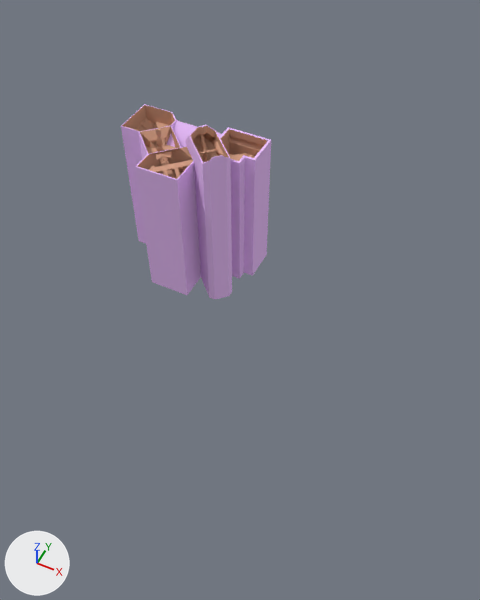
An edit to the Blender file assets/lvl/level3.blend, drawn before and after from the same camera.
One viewpoint serves both versions: a 50 mm camera at (242.0, -383.0, 346.0) aimed at (65.0, -29.0, -97.0). Lighting does not change. The marker at lower left points along +X, +Y and +Z.

Names of what the first picture shows: 'bsp_model_0.003', 'bsp_model_0.004', 'bsp_model_0.006', 'bsp_model_0.007', 'bsp_model_0.010', 'bsp_model_0.011', 'bsp_model_0.012', 'bsp_model_0.015', 'bsp_model_0.016', 'bsp_model_0.017'.
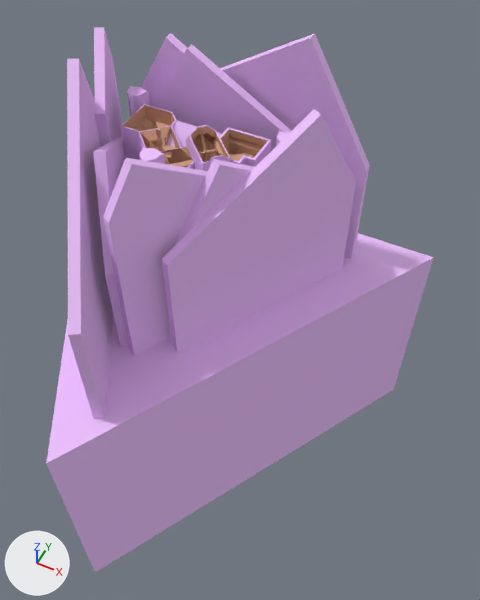
Commit message: Tweaks on level3.

Where the change shows, as pixel boxes [x1, y1, x2, y2] in the pictures (480 x 600 px):
'Cube.001', added (purple)
    after: [46, 233, 434, 572]
'Cube.007', added (purple)
    after: [103, 109, 356, 356]
'Cube', added (purple)
    after: [141, 33, 370, 259]
'Cube.002', added (purple)
    after: [67, 27, 129, 418]
'Cube.006', added (purple)
    after: [127, 86, 150, 117]
'Cube.004', added
    after: [139, 147, 165, 164]
'Cube.005', added
    after: [276, 131, 290, 146]
'bsp_model_0.015', unchanged, covered by the edit
    before: [142, 211, 201, 295]
'bsp_model_0.003', unchanged, covered by the edit
    before: [135, 148, 196, 210]
    after: [160, 148, 194, 169]
'bsp_model_0.017', unchanged, covered by the edit
    before: [231, 189, 269, 279]
'bsp_model_0.016', unchanged, covered by the edit
    before: [197, 212, 232, 299]

The change, as a list of edits to the scene's bpy script:
```text
Add me_cube:
    me_cube.from_pydata(...)  # 30 vertices, 24 faces; spans x -80.0..149.0, y -21.0..4.0, z -82.0..122.0
    me_cube.materials.append(mat_inaccessible)  # purple #eec3ff
Add me_cube_001:
    me_cube_001.from_pydata([(0.0, -224.0, 110.0), (194.0, 112.0, 110.0), (-194.0, 112.0, 110.0), (194.0, 112.0, -110.0), (0.0, -224.0, -110.0), (-194.0, 112.0, -110.0)], [], [(1, 2, 0), (3, 4, 5), (0, 2, 5, 4), (2, 1, 3, 5), (1, 0, 4, 3)])
    me_cube_001.materials.append(mat_inaccessible)  # purple #eec3ff
Add me_cube_002:
    me_cube_002.from_pydata(...)  # 30 vertices, 24 faces; spans x -57.0..82.0, y -154.0..95.0, z -85.0..119.0
    me_cube_002.materials.append(mat_inaccessible)  # purple #eec3ff
Add me_cube_004:
    me_cube_004.from_pydata(...)  # 42 vertices, 65 faces; spans x -9.0..9.0, y -10.0..7.0, z -78.0..78.0
    me_cube_004.materials.append(mat_inaccessible)  # purple #eec3ff
Add me_cube_005:
    me_cube_005.from_pydata(...)  # 42 vertices, 65 faces; spans x -9.1..9.1, y -10.5..7.2, z -69.0..69.0
    me_cube_005.materials.append(mat_inaccessible)  # purple #eec3ff
Add me_cube_006:
    me_cube_006.from_pydata(...)  # 42 vertices, 65 faces; spans x -9.1..9.1, y -10.5..7.2, z -68.0..68.0
    me_cube_006.materials.append(mat_inaccessible)  # purple #eec3ff
Add me_cube_007:
    me_cube_007.from_pydata(...)  # 30 vertices, 24 faces; spans x -69.0..56.0, y -72.0..113.0, z -82.0..103.0
    me_cube_007.materials.append(mat_inaccessible)  # purple #eec3ff
Add ob_cube:
    ob_cube = bpy.data.objects.new('Cube', me_cube)
    ob_cube.location = (-13.0, 69.1, -15.4)
Add ob_cube_001:
    ob_cube_001 = bpy.data.objects.new('Cube.001', me_cube_001)
    ob_cube_001.location = (10.4, -10.7, -207.0)
Add ob_cube_002:
    ob_cube_002 = bpy.data.objects.new('Cube.002', me_cube_002)
    ob_cube_002.location = (-55.3, -34.0, -12.6)
Add ob_cube_004:
    ob_cube_004 = bpy.data.objects.new('Cube.004', me_cube_004)
    ob_cube_004.location = (7.0, -56.8, -19.0)
Add ob_cube_005:
    ob_cube_005 = bpy.data.objects.new('Cube.005', me_cube_005)
    ob_cube_005.location = (76.3, 30.5, -28.0)
Add ob_cube_006:
    ob_cube_006 = bpy.data.objects.new('Cube.006', me_cube_006)
    ob_cube_006.location = (-67.6, 37.4, -29.0)
Add ob_cube_007:
    ob_cube_007 = bpy.data.objects.new('Cube.007', me_cube_007)
    ob_cube_007.location = (77.0, -50.9, -15.4)
```
